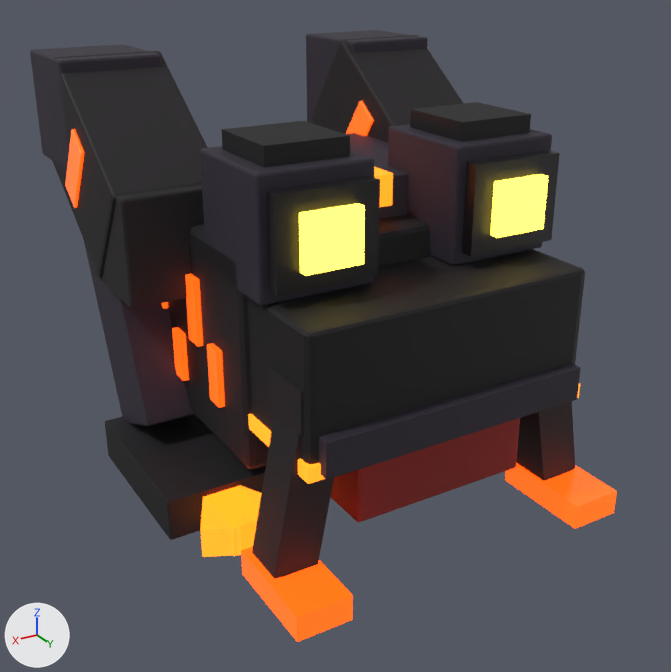
The glTF model public/models/pets/lava-frog.glb: old version first, new version second.
Before and after are seen from a 50 mm lens placed at (1.096, 1.777, 1.254), pointed at (0.038, 0.012, 0.372). The axes (+X, +Y, +Z) are drawn at lower left. The lights are the same throughout. The picture after the commit comes second. Where no turn or scale is listed for an object, it has been applied to the vertices. Vertices at exactly the same position are counted once.

Names of what the first picture shows: 'body', 'head', 'leg.BL', 'leg.BR', 'leg.FL', 'leg.FR'.
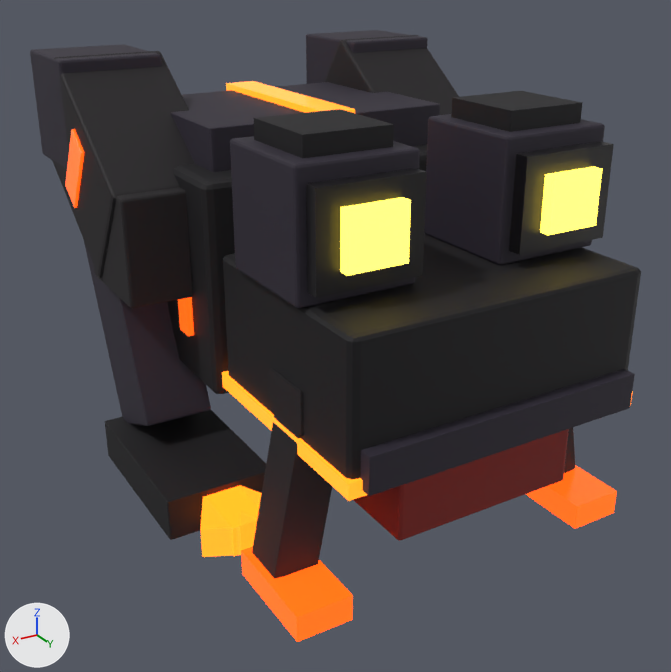
Boxes (x1, y1, x2, y2) around the edits, measured in the pictures (671 x 672 px):
'head', moved
    before: (200, 102, 585, 522)
    after: (222, 91, 641, 541)
'body', moved
    before: (161, 133, 430, 469)
    after: (167, 81, 440, 394)

What the commit changed:
me_body is used by ob_body; location (0.0, 0.0, 0.369).
me_body had 232 vertices, 436 faces and spanned x -0.376..0.376, y -0.393..0.185, z -0.187..0.413.
me_body now has 232 vertices, 436 faces and spans x -0.376..0.376, y -0.549..0.029, z -0.072..0.528.
me_body part 1: the whole mesh is moved by (0.0, -0.156, 0.115).
me_head is used by ob_head; location (0.0, 0.087, 0.427).
me_head had 428 vertices, 804 faces and spanned x -0.361..0.361, y -0.184..0.372, z -0.298..0.473.
me_head now has 428 vertices, 804 faces and spans x -0.361..0.361, y -0.036..0.521, z -0.253..0.518.
me_head part 2: the whole mesh is moved by (0.0, 0.148, 0.045).
